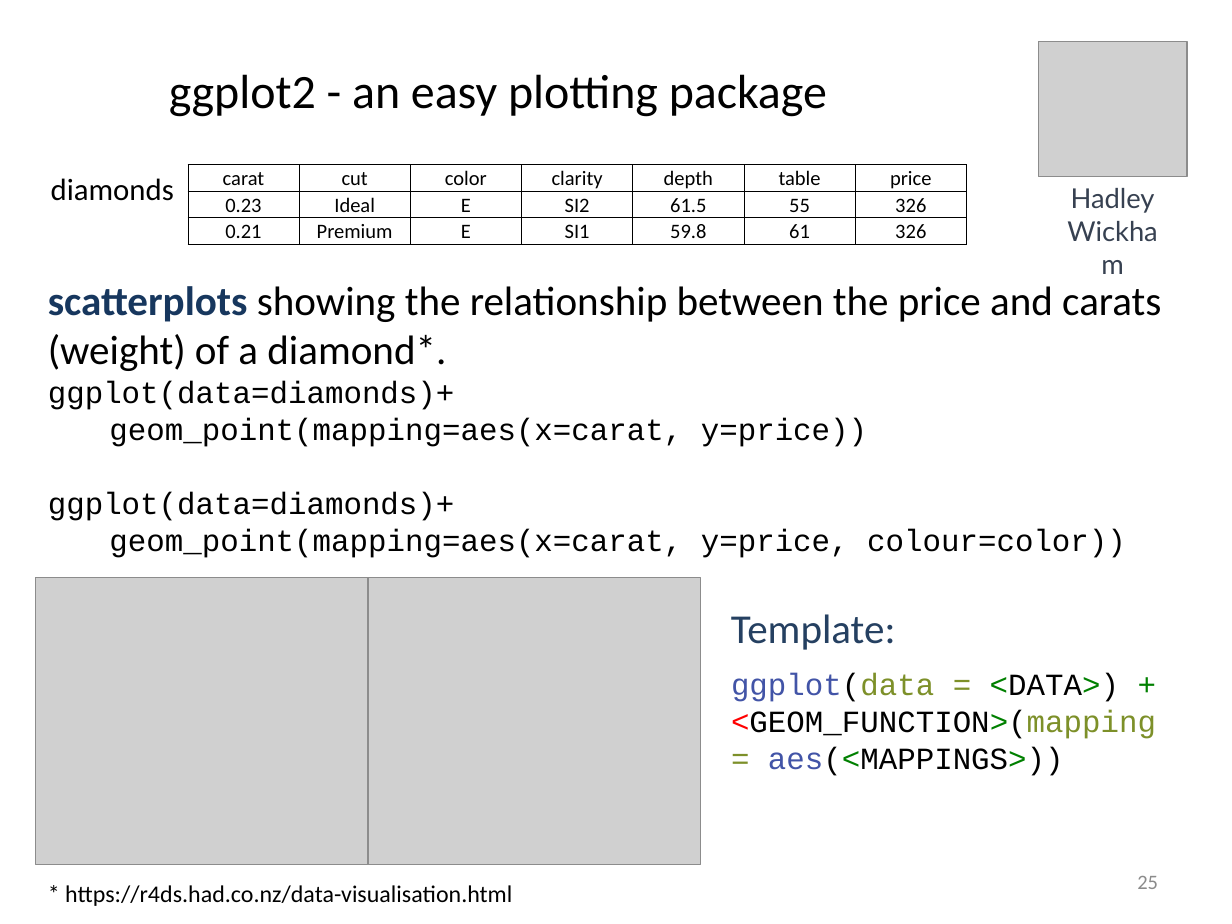
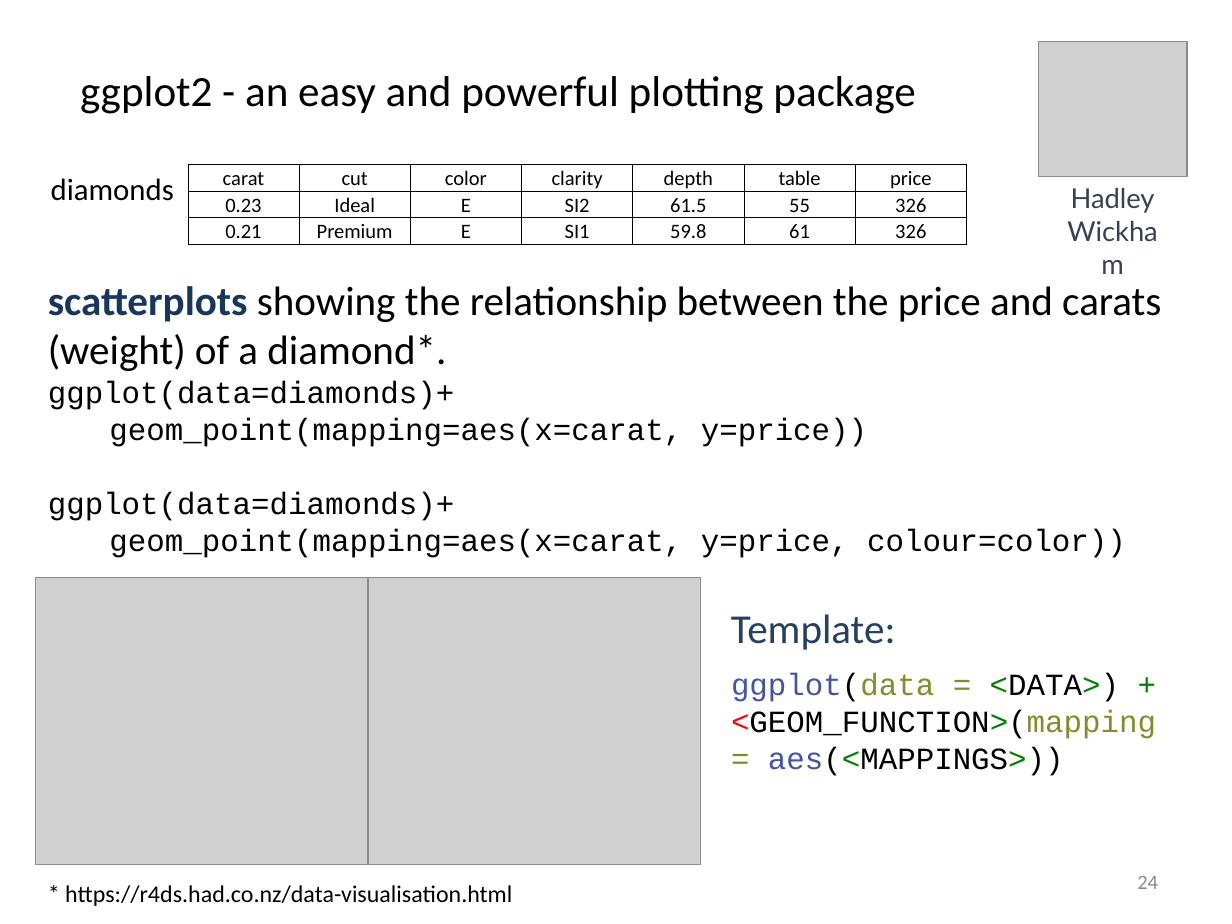
Before and after one commit to liu3zhenlab/teaching, a slide deck: slide 24 of PLPTH813Bioinformatis/2023/lectures/lecture04_R.pptx (slide 25 before the commit). Drawn at 1232x924 pixels with LibreOffice and Linux fonts; fonts in the diff are those of the drawing; grey boxes stand for pictures. Boxes give left, top, right and bottom in pixels: in the first picture for what was removed or moved away, otherwise in the second. Text is boxed around its words. In the diff, an @@ line names an element or a change of style, - is before the commit and + after.

```diff
--- a/PLPTH813Bioinformatis/2023/lectures/lecture04_R.pptx
+++ b/PLPTH813Bioinformatis/2023/lectures/lecture04_R.pptx
@@ title at [80, 76, 915, 114]: text changed; size 28 to 25.2 pt @@
-ggplot2 - an easy plotting package
+ggplot2 - an easy and powerful plotting package
@@ page number at [1137, 876, 1158, 889]: text changed @@
-25
+24
```
Also in this commit, not shown: 3 other slides changed, 1 slide removed, 6 other files.
